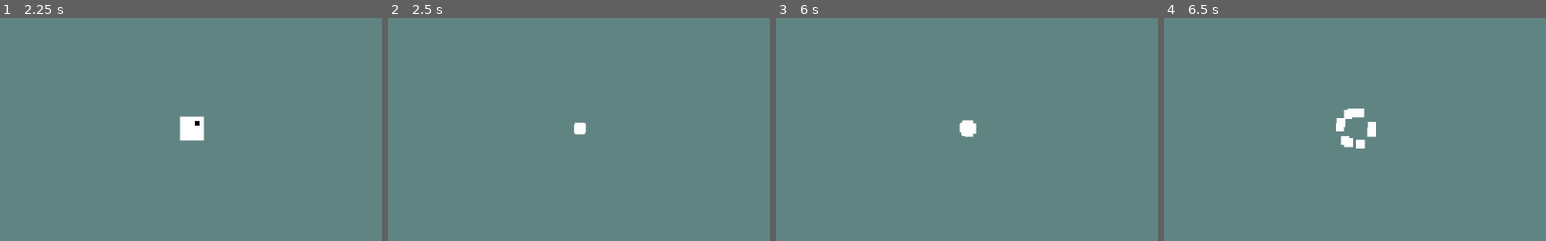
Above: before the commit, frames 1-4 (left to right).
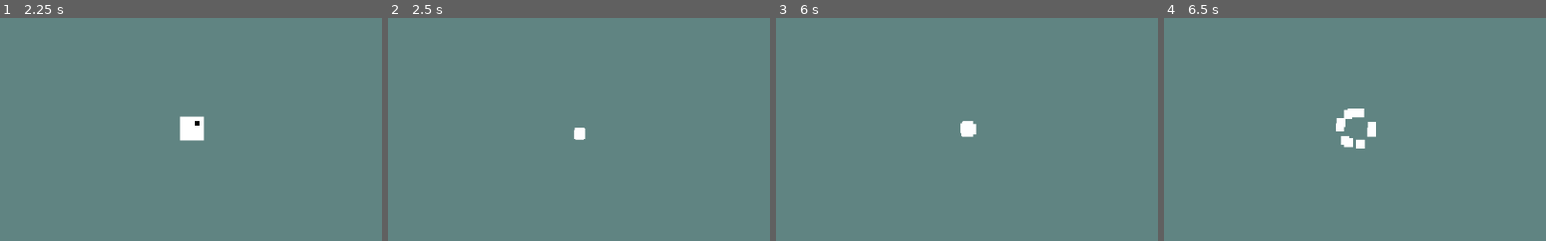
Above: after the commit, the same moments.

Repository: jonot-cyber/brackeys-game-jam-game-that-i-am-doing
Game: Godot game, scene res://Scenes/Test.tscn
Two runs of this game, one before a commit and one after it. Both use one fixed random seed, a clock stepped at 60 frames per second and the inputs below.
Inputs (mouse positions are % of the whole screen's width and height, from its top left):
- Up to frame 1 (2.25 s): tap Enter at 0.5 s; move the mouse to (72, 45) at 0.52 s; click (72, 45) at 0.67 s; tap Space at 0.77 s; drag from (30, 55) to (45, 70) at 1.27 s; move the mouse to (60, 28) at 2.02 s; click (60, 28) at 2.17 s
- Up to frame 2 (2.5 s): no input
- Up to frame 3 (6 s): drag from (45, 70) to (20, 35) at 2.77 s; move the mouse to (80, 65) at 3.52 s; click (80, 65) at 3.67 s; tap Space at 3.77, 5.75 s; drag from (20, 35) to (35, 25) at 4.27 s; move the mouse to (55, 50) at 5.02 s; click (55, 50) at 5.17 s; drag from (35, 25) to (30, 55) at 5.77 s
- Up to frame 4 (6.5 s): no input
The pictures show only the part of the screen within x 25-75%, y 25-75%; the shares and areas given below are measured in that part.

Frame 1 is identical in both runs. In frame 2, 0.2% of the frame differs, in the area x 48-52%, y 46-55%; in frame 3, less than 0.1%; in frame 4, nothing differs.

Commit message:
Added cool game juice to death

Diff:
--- a/Scenes/Test.tscn
+++ b/Scenes/Test.tscn
@@ -6,7 +6,8 @@
 [ext_resource path="res://Scenes/Objects/Player.tscn" type="PackedScene" id=4]
 [ext_resource path="res://Assets/Music/Jump.wav" type="AudioStream" id=5]
 [ext_resource path="res://Assets/Music/Land.wav" type="AudioStream" id=6]
-[ext_resource path="res://Assets/Background.png" type="Texture" id=7]
+[ext_resource path="res://Assets/Music/Explosion.wav" type="AudioStream" id=7]
+[ext_resource path="res://Assets/Background.png" type="Texture" id=8]
 
 [sub_resource type="ConvexPolygonShape2D" id=1]
 points = PoolVector2Array( 16, 16, 0, 16, 0, 0, 16, 0 )
@@ -99,19 +100,21 @@
 [node name="Land" type="AudioStreamPlayer2D" parent="Player"]
 stream = ExtResource( 6 )
 
+[node name="Explosion" type="AudioStreamPlayer2D" parent="Player"]
+stream = ExtResource( 7 )
+
 [node name="Sprite2" type="Sprite" parent="Player"]
 modulate = Color( 0.376471, 0.517647, 0.509804, 1 )
 position = Vector2( 5000, 5000 )
-scale = Vector2( 1e+07, 1e+06 )
+scale = Vector2( 1e+007, 1e+006 )
 z_index = -2
-texture = ExtResource( 7 )
+texture = ExtResource( 8 )
 
-[node name="CPUParticles2D" type="CPUParticles2D" parent="Player"]
+[node name="Particles" type="CPUParticles2D" parent="Player"]
 emitting = false
 amount = 10
 one_shot = true
 explosiveness = 1.0
-direction = Vector2( 0, 0 )
 spread = 180.0
 gravity = Vector2( 0, 0 )
 initial_velocity = 100.0
--- a/Scripts/PlayerController.gd
+++ b/Scripts/PlayerController.gd
@@ -10,8 +10,13 @@
 
 onready var shake  := camera.get_node("ScreenShake")
 
-onready var jump   : AudioStreamPlayer2D = get_node("Jump")
-onready var land   : AudioStreamPlayer2D = get_node("Land")
+onready var jump        : AudioStreamPlayer2D = get_node("Jump")
+onready var land        : AudioStreamPlayer2D = get_node("Land")
+onready var explosion   : AudioStreamPlayer2D = get_node("Explosion")
+
+onready var particles   : CPUParticles2D = get_node("Particles")
+
+onready var respawn     : Timer = get_node("Respawn")
 
 signal switch
 signal reset
@@ -29,11 +34,13 @@
 
 func _process(_delta):
 	print(position.y)
-	if position.y > 3000 and $Respawn.time_left == 0:
+	if position.y > 3000 and respawn.time_left == 0:
 		print('reset')
-		$CPUParticles2D.emitting = true
-		$Sprite.visible = false
-		$Respawn.start()
+		particles.emitting = true
+		shake.start(0.2, 30, 32)
+		explosion.play()
+		sprite.visible = false
+		respawn.start()
 		print('timer started')
 	if dragState and can_jump:
 		if not jump.playing:
@@ -83,4 +90,4 @@
 	reset()
 	get_node('..').active = 'red'
 	emit_signal('reset')
-	$Sprite.visible = true
+	sprite.visible = true
Not shown, added: Assets/Music/Explosion.wav.import
Not shown: 1 places in Scenes/Test.tscn that only renumber resources
Not shown, added: Assets/Music/Explosion.wav
